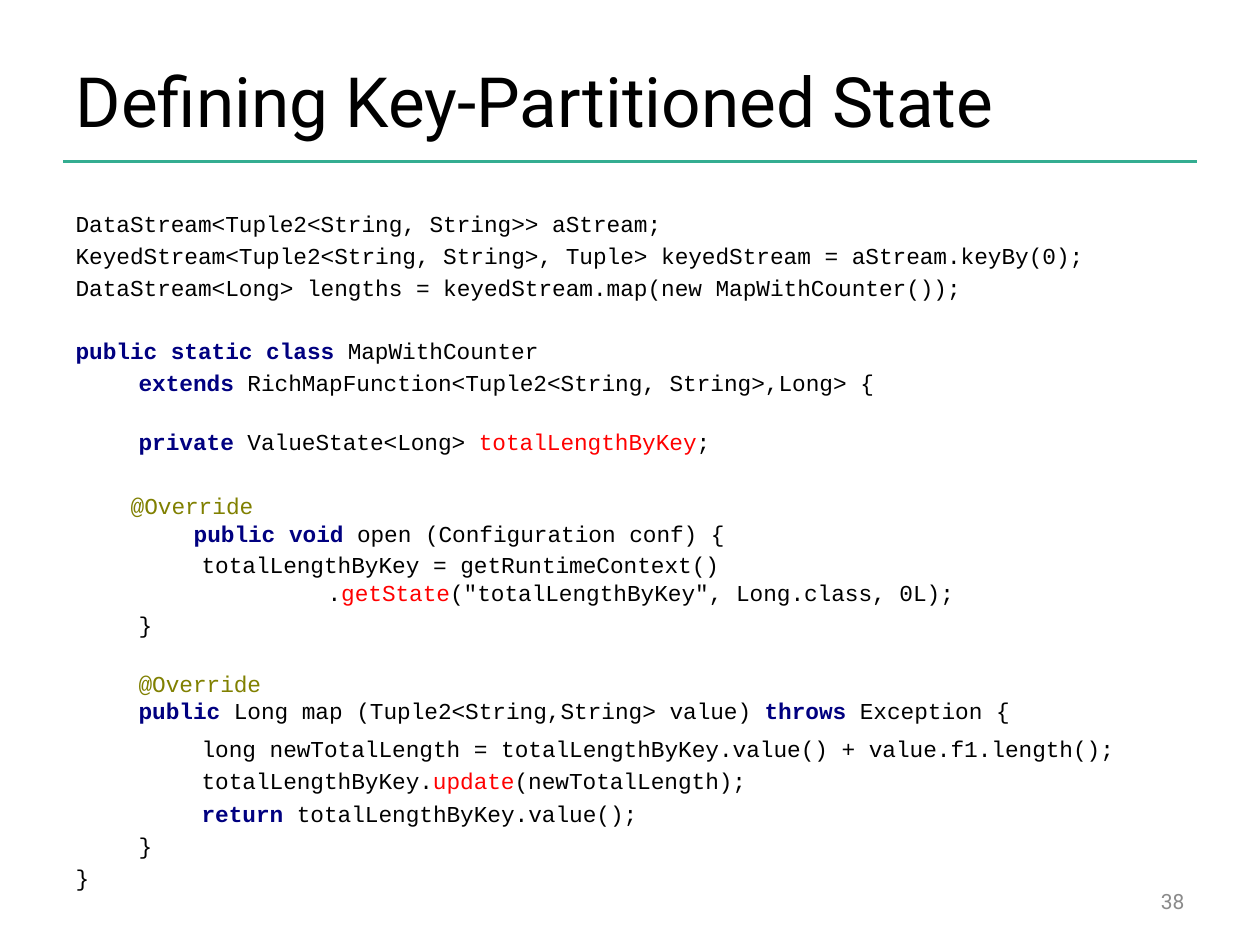
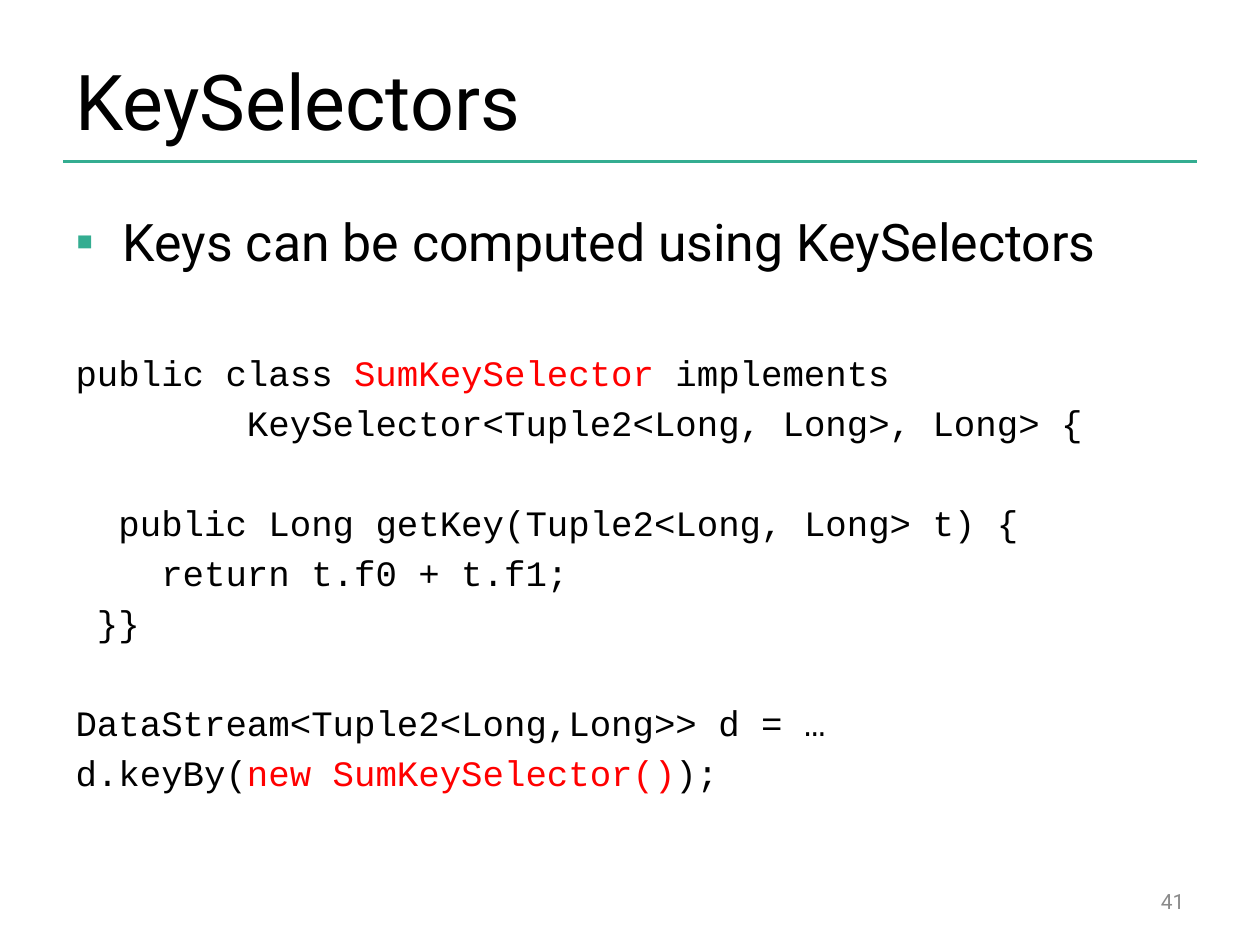
Before and after one commit to dataArtisans/flink-training-web, a slide deck: slide 41 of slides/flink_stream_basics.pptx (slide 38 before the commit). Drawn at 1260x945 pixels with LibreOffice and Linux fonts; fonts in the diff are those of the drawing; background and template pictures are left out. Boxes give left, top, right and bottom in pixels: in the first picture for what was removed or moved away, otherwise in the second. Text is boxed around its words. In the diff, an @@ line names an element or a change of style, - is before the commit and + after.

```diff
--- a/slides/flink_stream_basics.pptx
+++ b/slides/flink_stream_basics.pptx
@@ title at (x1=76, y1=72, x2=520, y2=147): text changed; size 39.6 to 44 pt @@
-Defining Key-Partitioned State
+KeySelectors
@@ text at (x1=76, y1=222, x2=1095, y2=794): text changed; size 13 to 20.4 pt @@
-DataStream<Tuple2<String, String>> aStream;
-KeyedStream<Tuple2<String, String>, Tuple> keyedStream = aStream.keyBy(0);
-DataStream<Long> lengths = keyedStream.map(new MapWithCounter());
-public static class MapWithCounter
-extends RichMapFunction<Tuple2<String, String>,Long> {
-private ValueState<Long> totalLengthByKey;
-  @Override
-  public void open (Configuration conf) {
-totalLengthByKey = getRuntimeContext()
-.getState("totalLengthByKey", Long.class, 0L);
-}
-@Override
-public Long map (Tuple2<String,String> value) throws Exception {
-long newTotalLength = totalLengthByKey.value() + value.f1.length();
-totalLengthByKey.update(newTotalLength);
-return totalLengthByKey.value();
-}
-}
+▪ Keys can be computed using KeySelectors
+public class SumKeySelector implements
+KeySelector<Tuple2<Long, Long>, Long> {
+public Long getKey(Tuple2<Long, Long> t) {
+return t.f0 + t.f1;
+}}
+DataStream<Tuple2<Long,Long>> d = …
+d.keyBy(new SumKeySelector());
@@ page number at (x1=1161, y1=894, x2=1185, y2=909): text changed @@
-38
+41
```
Also in this commit, not shown: 2 other slides changed, 16 slides added, 13 slides removed, 10 other files.
